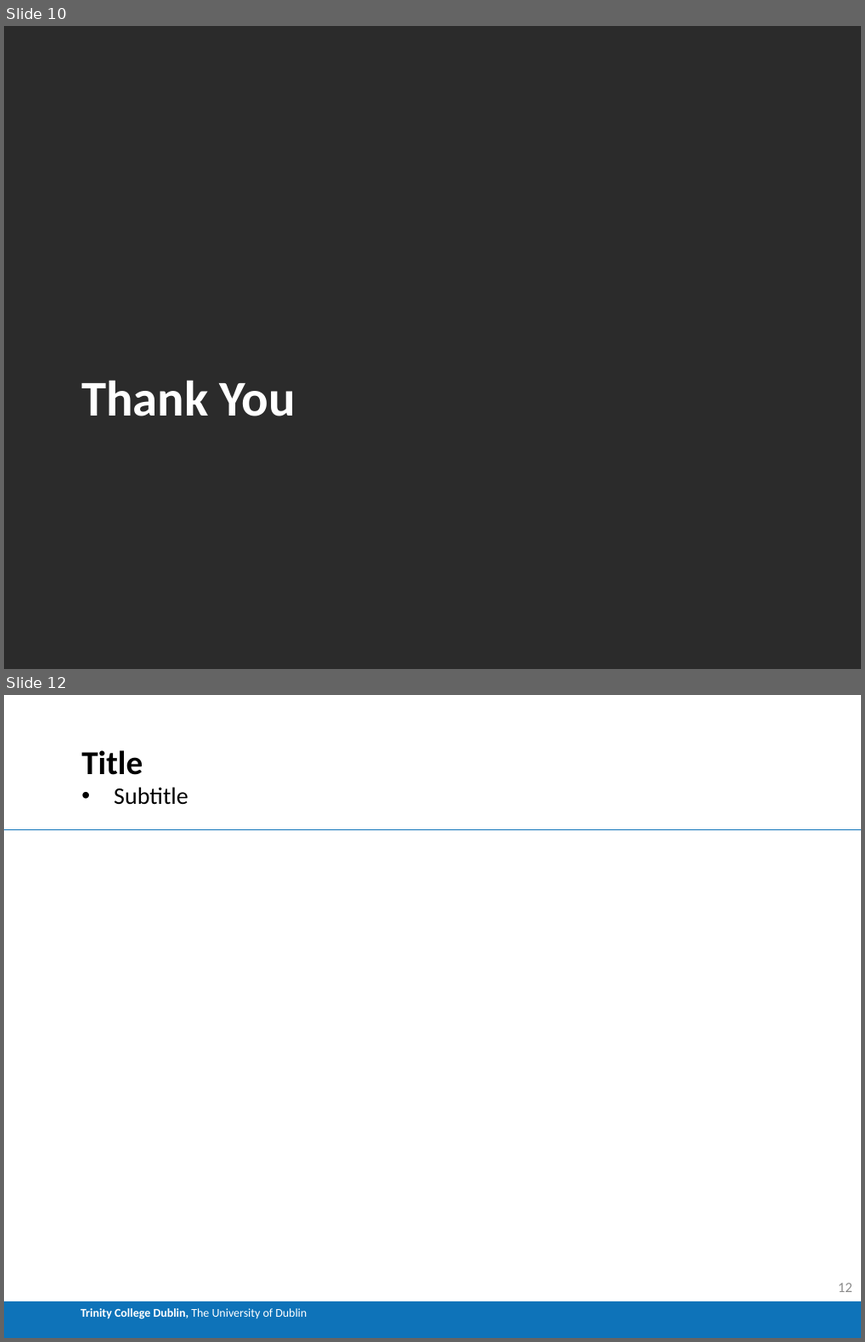
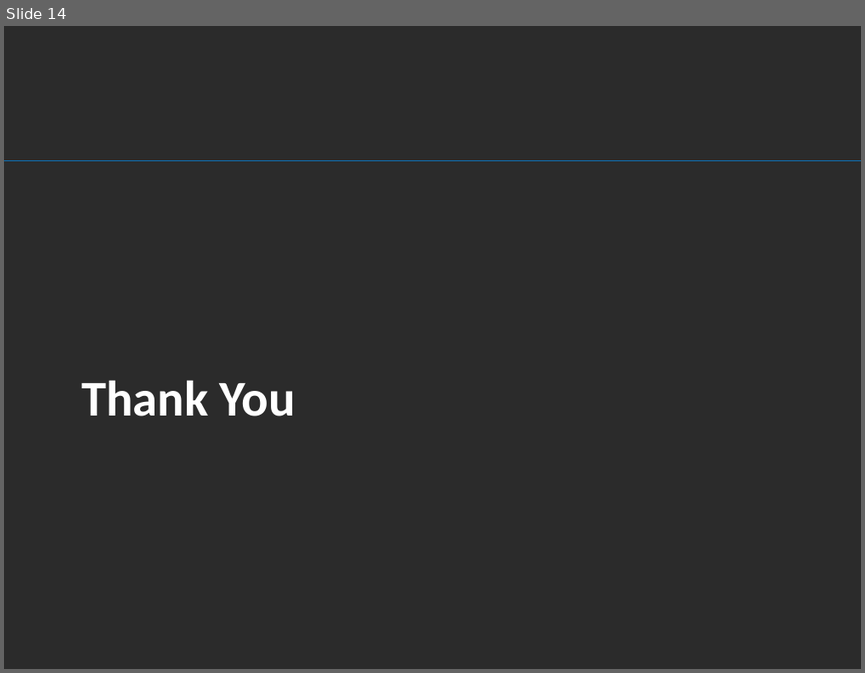
Before and after one commit to brendanmcc02/masters-thesis, a slide deck: presentation/thesis-presentation-template.pptx. Shown one above the other, each under a label of ours: slides 10 and 12 before the commit, slide 14 after it; the slides between them are not shown. The pictures are 865x1342 and 865x673 pixels, drawn with LibreOffice and Linux fonts; fonts in the diff are those of the drawing; background and template pictures are left out; a plain dark background stands for a picture behind light text. Boxes give left, top, right and bottom in pixels: in the first picture for what was removed or moved away, otherwise in the second. Text is boxed around its words. In the diff, an @@ line names an element or a change of style, - is before the commit and + after.

```diff
--- a/presentation/thesis-presentation-template.pptx
+++ b/presentation/thesis-presentation-template.pptx
@@ slide 12 removed at <box>4,695,861,1338</box>, background #FFFFFF @@
@@ title removed at <box>81,750,143,775</box> @@
-Title
@@ text removed at <box>114,787,188,805</box> @@
-• Subtitle
@@ line removed from (4, 829) to (861, 829) @@
@@ rectangle removed at <box>4,1301,861,1338</box> @@
-Trinity College Dublin, The University of Dublin
@@ page number removed at <box>838,1282,852,1292</box> @@
-12
@@ what was slide 10 is now slide 14 @@
@@ slide 14 changed as well @@
@@ line added from (4, 160) to (861, 160), #0E73B9 0.75 pt @@
```
Also in this commit, not shown: 2 other slides changed, 9 slides added, 7 other slides removed, 5 other files.
